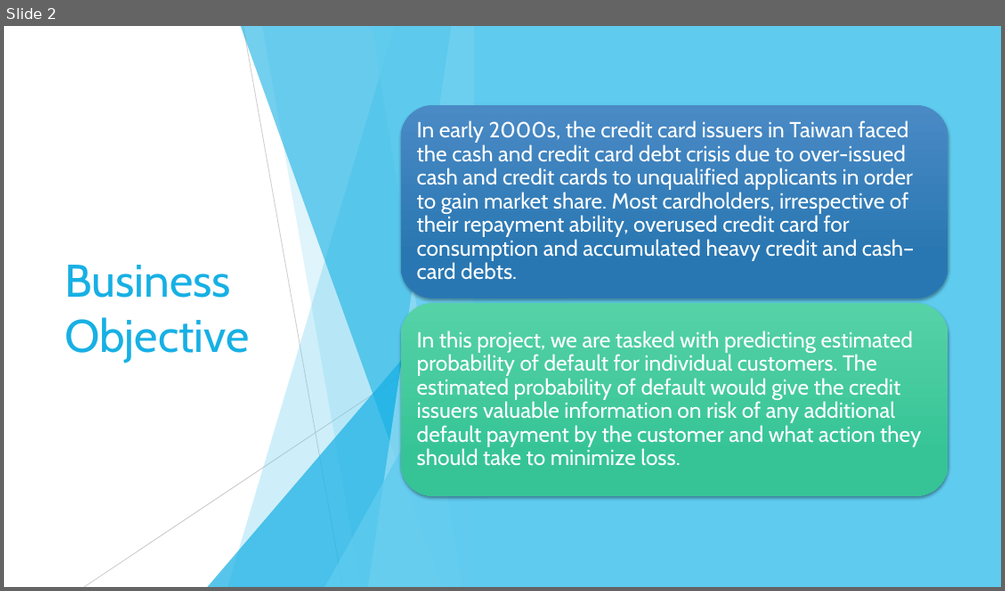
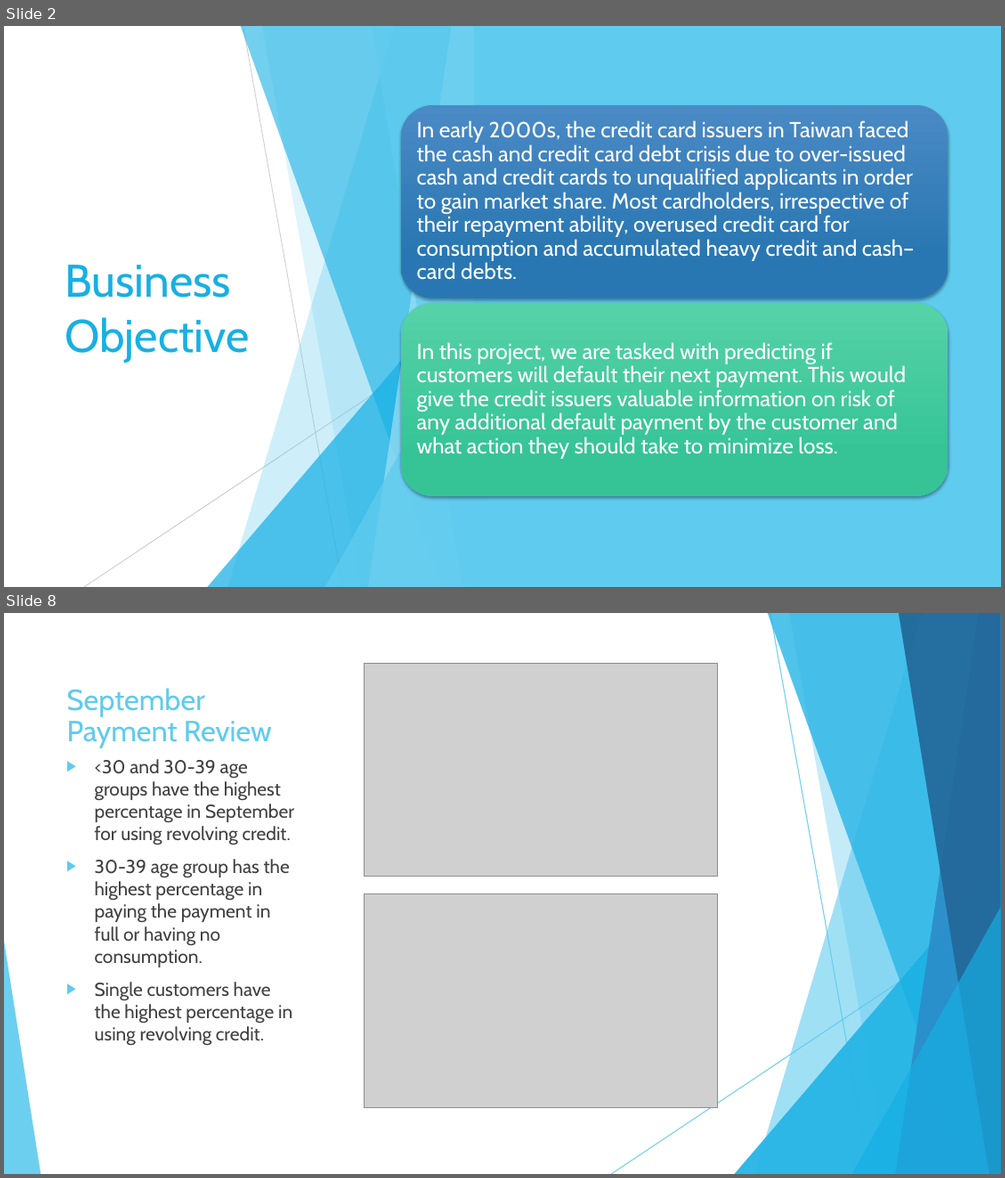
Before and after one commit to mianhuang/DataAnalytics-Python-Code, a slide deck: C5T1_CreditOne_Framework.pptx. Shown one above the other, each under a label of ours: slide 2 before the commit, slides 2 and 8 after it; the slides between them are not shown. The pictures are 1005x591 and 1005x1178 pixels, drawn with LibreOffice and Linux fonts; fonts in the diff are those of the drawing; grey boxes stand for pictures. Boxes give left, top, right and bottom in pixels: in the first picture for what was removed or moved away, otherwise in the second. Text is boxed around its words. In the diff, an @@ line names an element or a change of style, - is before the commit and + after.

```diff
--- a/C5T1_CreditOne_Framework.pptx
+++ b/C5T1_CreditOne_Framework.pptx
@@ slide 8 added at [4,613,1001,1174], background #FFFFFF; not listed: 10 template elements that a slide beside it also shows @@
@@ picture added at [364,663,718,876] @@
@@ title added at [67,688,272,748], 28 pt, text #5FCBEF @@
+September Payment Review
@@ text added at [95,759,294,1046], 18 pt, text #404040 @@
+▶ <30 and 30-39 age groups have the highest percentage in September for using revolving credit.
+▶ 30-39 age group has the highest percentage in paying the payment in full or having no consumption.
+▶ Single customers have the highest percentage in using revolving credit.
@@ picture added at [364,894,718,1107] @@
@@ group added at [4,613,1001,1174]: 5 freeform shapes, 3 triangles, 2 lines @@
@@ slide 2 changed as well @@
@@ text at [417,342,906,459]: text changed @@
-In this project, we are tasked with predicting estimated probability of default for individual customers. The estimated probability of default would give the credit issuers valuable information on risk of any additional default payment by the customer and what action they should take to minimize loss.
+In this project, we are tasked with predicting if customers will default their next payment. This would give the credit issuers valuable information on risk of any additional default payment by the customer and what action they should take to minimize loss.
```
Also in this commit, not shown: 3 other slides changed, 4 other slides added.
